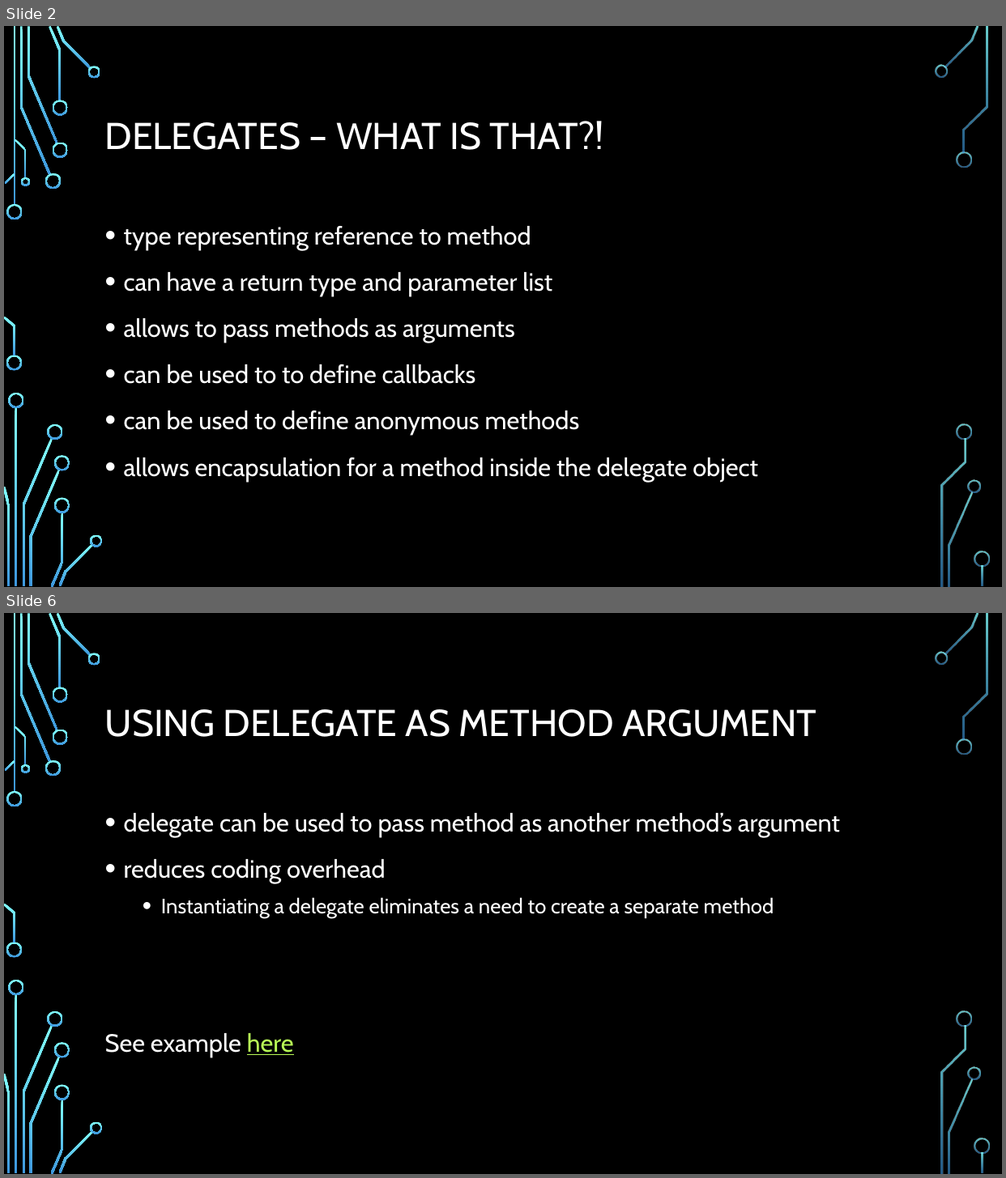
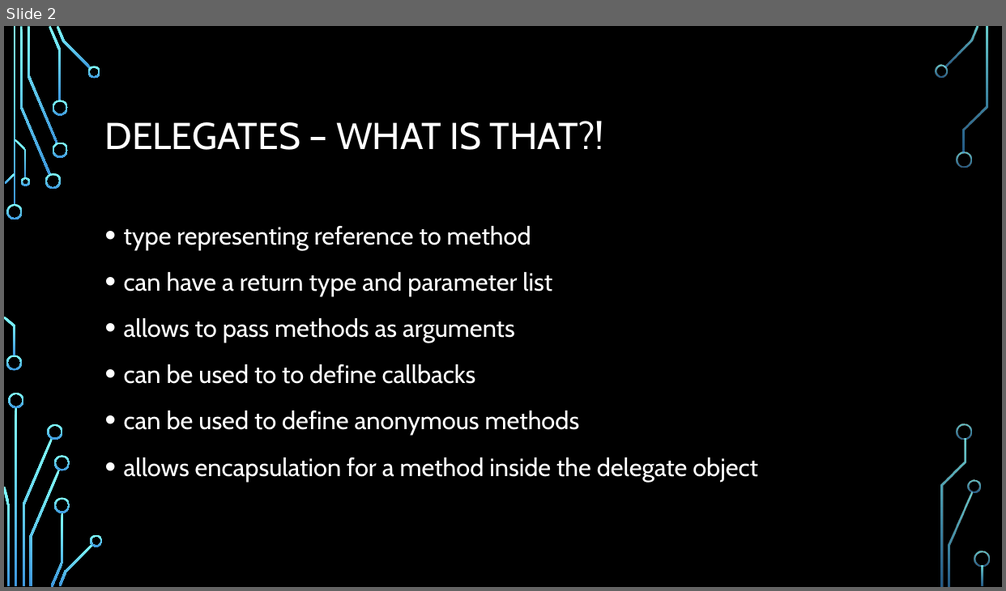
Before and after one commit to fpindej/csharp-delegates-example, a slide deck: presentation.pptx. Shown one above the other, each under a label of ours: slides 2 and 6 before the commit, slide 2 after it; the slides between them are not shown. The pictures are 1006x1178 and 1006x591 pixels, drawn with LibreOffice and Linux fonts; fonts in the diff are those of the drawing; background and template pictures are left out. Boxes give left, top, right and bottom in pixels: in the first picture for what was removed or moved away, otherwise in the second. Text is boxed around its words. In the diff, an @@ line names an element or a change of style, - is before the commit and + after.

```diff
--- a/presentation.pptx
+++ b/presentation.pptx
@@ slide 6 removed at bbox=[4, 613, 1002, 1174], background picture (left out); not listed: 36 template elements that a slide beside it also shows @@
@@ title removed at bbox=[105, 709, 817, 737] @@
-USING DELEGATE AS METHOD ARGUMENT
@@ text removed at bbox=[105, 813, 840, 1058] @@
-• delegate can be used to pass method as another method’s argument
-• reduces coding overhead
-  • Instantiating a delegate eliminates a need to create a separate method
-See example here
```
Also in this commit, not shown: 7 slides changed, 1 slide added, 1 other file.
